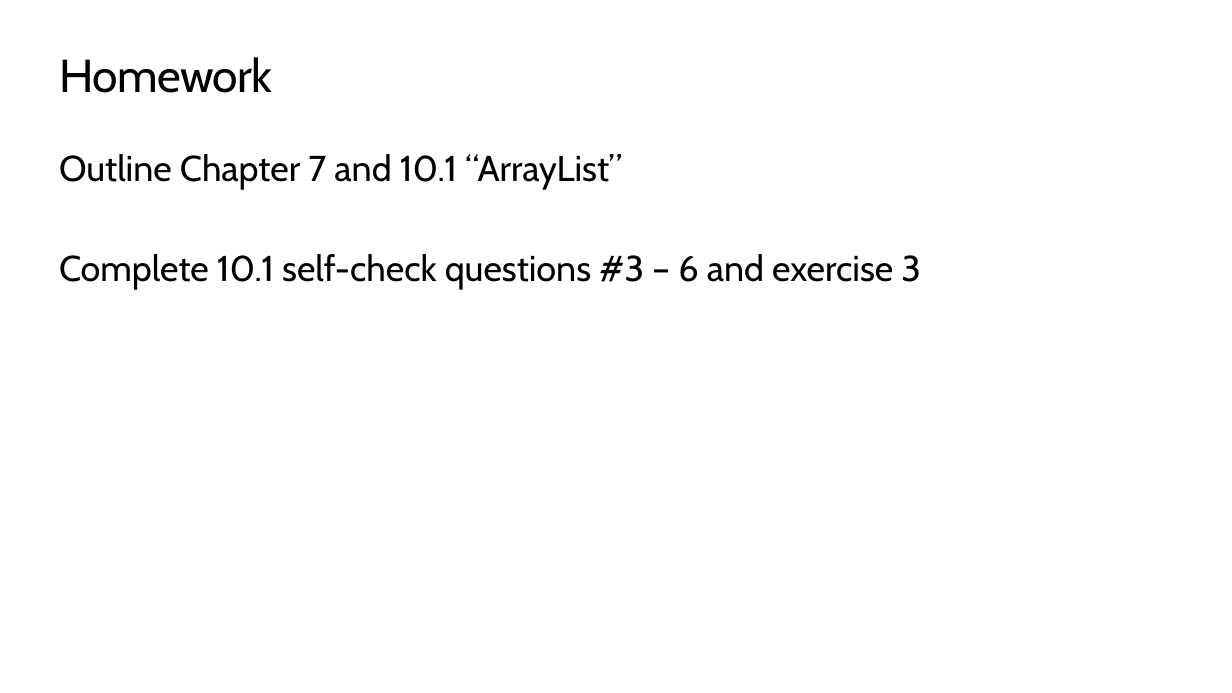
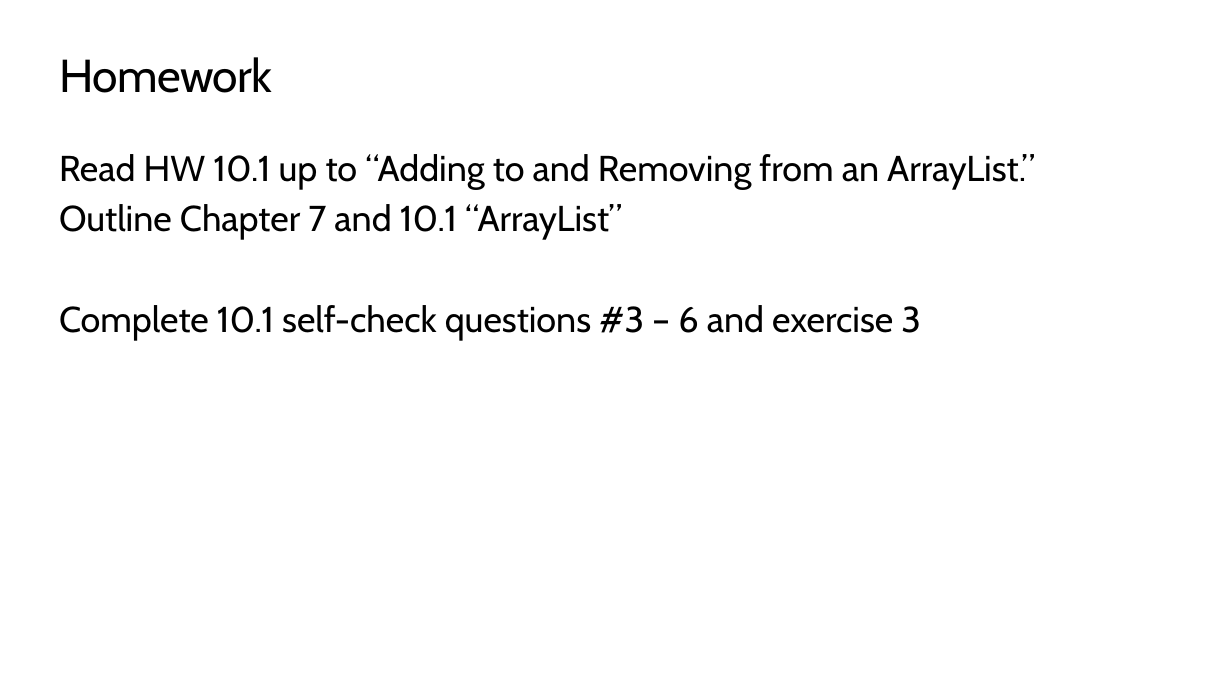
Before and after one commit to TEALSK12/apcsa-public, a slide deck: slide 72 of curriculum/Unit4/Unit4.pptx. Drawn at 1232x693 pixels with LibreOffice and Linux fonts; fonts in the diff are those of the drawing; background and template pictures are left out. Boxes give left, top, right and bottom in pixels: in the first picture for what was removed or moved away, otherwise in the second. Text is boxed around its words. In the diff, an @@ line names an element or a change of style, - is before the commit and + after.

```diff
--- a/curriculum/Unit4/Unit4.pptx
+++ b/curriculum/Unit4/Unit4.pptx
@@ text at bbox=[59, 154, 1035, 189]: paragraph added @@
+Read HW 10.1 up to “Adding to and Removing from an ArrayList.”
```
Also in this commit, not shown: 10 other slides changed, 2 other files.
